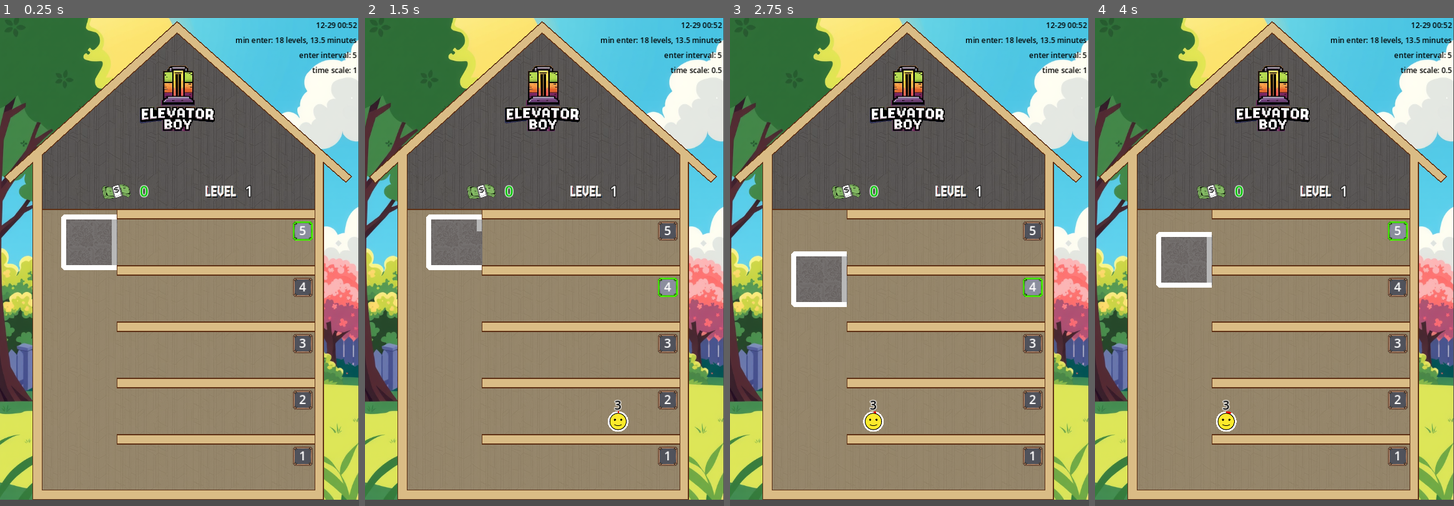
Above: before the commit, frames 1-4 (left to right).
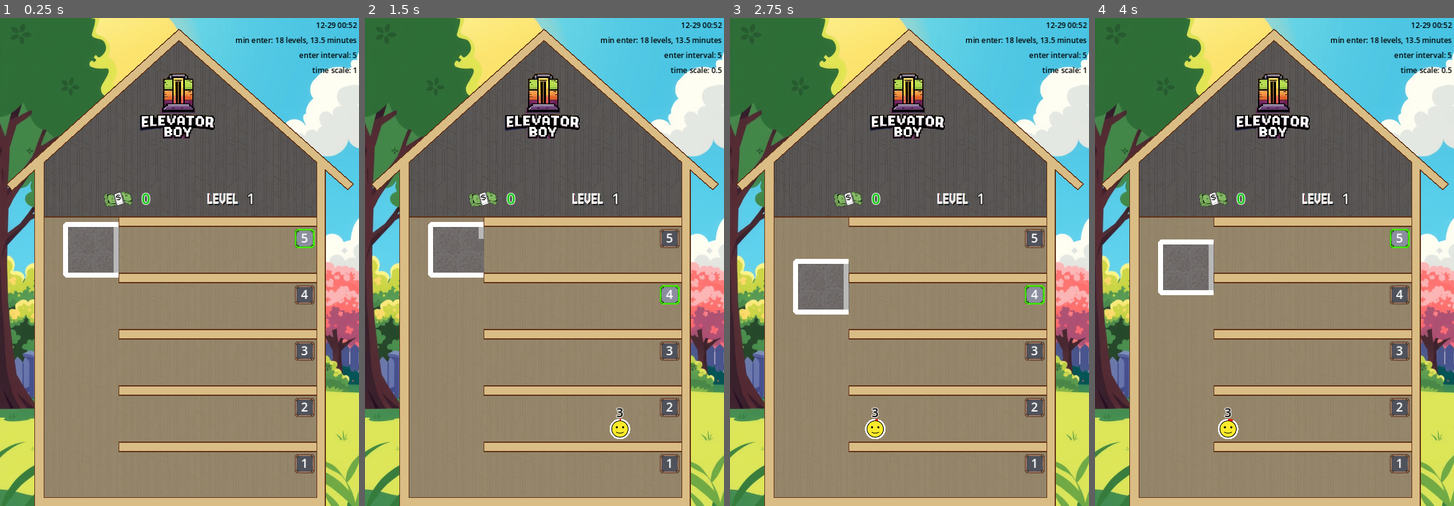
Above: after the commit, the same moments.

Repository: gilad905/elevator-boy
Game: Godot game, scene res://scenes/main.tscn
Same seed, same stepped clock (60 frames per second), same inputs: the game is played once before the commit and once after it.
Inputs:
- Up to frame 1 (0.25 s): no input
- Up to frame 2 (1.5 s): tap Enter at 0.5 s; hold Up (elevator_move_up) 0.53-1.28 s; tap Space (door_toggle) at 0.6 s; hold Down (elevator_move_down) from 1.28 s (still down); tap A (time_scale_decrease) at 1.35 s
- Up to frame 3 (2.75 s): release Down (elevator_move_down) at 2.03 s; hold Up (elevator_move_up) from 2.03 s (still down); hold Q (time_scale_increase) from 2.03 s (still down)
- Up to frame 4 (4 s): release Q (time_scale_increase) at 2.78 s; tap Space (door_toggle) at 2.85 s; release Up (elevator_move_up) at 3.53 s; hold Down (elevator_move_down) from 3.53 s (still down); hold A (time_scale_decrease) from 3.53 s (still down)

The runs differ from the first frame. In frame 1, 30% of the frame differs, in the area x 0-100%, y 0-100%; in frame 2, 30%; in frame 3, 30%; in frame 4, 30%.

Commit message:
aligning elements; dirty lock-all

Diff:
--- a/scenes/debug_label.tscn
+++ b/scenes/debug_label.tscn
@@ -6,6 +6,4 @@
 text = "DebugLabel"
 horizontal_alignment = 2
 autowrap_mode = 3
-
-
 metadata/_edit_lock_ = true
--- a/scenes/framed-polygon.tscn
+++ b/scenes/framed-polygon.tscn
@@ -6,4 +6,3 @@
 script = ExtResource("1_mof3d")
 line_color = Color(0.372584, 0.195364, 0.0854959, 1)
 line_width = 1.0
-metadata/_edit_lock_ = true
--- a/scenes/main.tscn
+++ b/scenes/main.tscn
@@ -19,24 +19,26 @@
 
 [node name="Main" type="Node2D"]
 script = ExtResource("1_u3v8c")
-metadata/_edit_lock_ = true
 
 [node name="Background" type="Node2D" parent="."]
-metadata/_edit_lock_ = true
 
 [node name="Background" type="Sprite2D" parent="Background"]
-position = Vector2(188, 229)
+position = Vector2(0, -1)
 scale = Vector2(0.467241, 0.467241)
 texture = ExtResource("2_3cdlf")
-metadata/_edit_lock_ = true
+centered = false
+region_enabled = true
+region_rect = Rect2(0, 99, 822, 1117)
 
 [node name="Building" parent="Background" instance=ExtResource("7_ccv1v")]
+position = Vector2(2, 8)
 color = Color(0.854902, 0.741176, 0.52549, 1)
 polygon = PackedVector2Array(189, 4, 375, 169, 369, 175, 345, 154, 345, 513, 35, 513, 35, 154, 11, 176, 5, 169)
 
 [node name="Attic" parent="Background" instance=ExtResource("7_ccv1v")]
 texture_filter = 1
 texture_repeat = 2
+position = Vector2(2, 8)
 color = Color(0.821789, 0.821789, 0.821789, 1)
 texture = ExtResource("4_q54io")
 texture_scale = Vector2(3, 3)
@@ -45,21 +47,20 @@
 [node name="Wallpaper" parent="Background" instance=ExtResource("7_ccv1v")]
 texture_filter = 1
 texture_repeat = 2
+position = Vector2(2, 8)
 color = Color(0.85, 0.733975, 0.5185, 0.478431)
 texture_scale = Vector2(4, 4)
 polygon = PackedVector2Array(45, 204, 336, 204, 336, 503, 45, 503)
 
 [node name="Logo" type="Sprite2D" parent="Background"]
 texture_filter = 1
-position = Vector2(189, 86)
+position = Vector2(189, 94)
 scale = Vector2(0.25, 0.25)
 texture = ExtResource("13_j173s")
-metadata/_edit_lock_ = true
 
 [node name="Elevator" type="Node2D" parent="."]
-position = Vector2(68, 212)
+position = Vector2(70, 220)
 script = ExtResource("4_iffau")
-metadata/_edit_lock_ = true
 
 [node name="Wallpaper" type="Polygon2D" parent="Elevator"]
 modulate = Color(0.489622, 0.489622, 0.489622, 1)
@@ -69,7 +70,6 @@
 texture_scale = Vector2(3, 3)
 texture_rotation = 0.785398
 polygon = PackedVector2Array(0, 0, 56, 0, 56, 53, 0, 53)
-metadata/_edit_lock_ = true
 
 [node name="Door" type="Line2D" parent="Elevator"]
 position = Vector2(0, 2.5)
@@ -77,7 +77,6 @@
 width = 5.0
 default_color = Color(0.720467, 0.720468, 0.720467, 1)
 script = ExtResource("3_3jsbd")
-metadata/_edit_lock_ = true
 
 [node name="Frame" type="Line2D" parent="Elevator"]
 points = PackedVector2Array(54, 0, 0, 0, 0, 54, 54, 54)
@@ -85,15 +84,12 @@
 joint_mode = 1
 begin_cap_mode = 1
 end_cap_mode = 1
-metadata/_edit_lock_ = true
 
 [node name="Persons" type="Node2D" parent="Elevator"]
-metadata/_edit_lock_ = true
 
 [node name="Floors" type="Node2D" parent="."]
-position = Vector2(125, 202)
+position = Vector2(127, 210)
 script = ExtResource("2_pfc4s")
-metadata/_edit_lock_ = true
 
 [node name="Floor_1" parent="Floors" instance=ExtResource("1_ec1if")]
 position = Vector2(0, 240)
@@ -110,9 +106,8 @@
 [node name="Floor_5" parent="Floors" instance=ExtResource("1_ec1if")]
 
 [node name="HUD" type="Node2D" parent="."]
-position = Vector2(180, 173)
+position = Vector2(182, 181)
 script = ExtResource("9_oiqtx")
-metadata/_edit_lock_ = true
 
 [node name="Money" type="Label" parent="HUD"]
 offset_left = -31.0
@@ -123,13 +118,11 @@
 theme_override_constants/outline_size = 3
 text = "0"
 vertical_alignment = 1
-metadata/_edit_lock_ = true
 
 [node name="Icon" type="Sprite2D" parent="HUD/Money"]
 position = Vector2(-25, 12)
 scale = Vector2(0.306287, 0.306287)
 texture = ExtResource("10_sj0jc")
-metadata/_edit_lock_ = true
 
 [node name="Level" type="Label" parent="HUD"]
 offset_left = 81.0
@@ -138,13 +131,11 @@
 theme_override_constants/outline_size = 3
 text = "1"
 vertical_alignment = 1
-metadata/_edit_lock_ = true
 
 [node name="Icon" type="Sprite2D" parent="HUD/Level"]
 position = Vector2(-25, 12)
 scale = Vector2(0.415494, 0.489553)
 texture = ExtResource("11_pd4if")
-metadata/_edit_lock_ = true
 
 [node name="OverlayPrompt" type="Label" parent="."]
 visible = false
@@ -160,14 +151,12 @@
 YOU REACHED LEVEL %s"
 horizontal_alignment = 1
 vertical_alignment = 1
-metadata/_edit_lock_ = true
 
 [node name="Debug" type="VBoxContainer" parent="."]
 offset_left = 235.0
 offset_top = 2.0
 offset_right = 381.0
 offset_bottom = 80.0
-metadata/_edit_lock_ = true
 
 [node name="Version" parent="Debug" instance=ExtResource("14_p4ui5")]
 layout_mode = 2
@@ -183,21 +172,16 @@
 layout_mode = 2
 
 [node name="ElevatorEnterTimer" type="Timer" parent="."]
-metadata/_edit_lock_ = true
 
 [node name="LevelUpTimer" type="Timer" parent="."]
-metadata/_edit_lock_ = true
 
 [node name="Persons" type="Node" parent="."]
 script = ExtResource("3_ag5il")
-metadata/_edit_lock_ = true
 
 [node name="PersonsTimer" type="Timer" parent="Persons"]
-metadata/_edit_lock_ = true
 
 [node name="Global" type="Node" parent="."]
 script = ExtResource("12_3avnd")
-metadata/_edit_lock_ = true
 
 [connection signal="state_changed" from="Elevator/Door" to="." method="_on_door_state_changed"]
 [connection signal="debt_reached" from="HUD" to="." method="_on_debt_reached"]
--- a/scenes/person.tscn
+++ b/scenes/person.tscn
@@ -53,7 +53,6 @@
 
 [node name="Person" type="Node2D"]
 script = ExtResource("1_x0uka")
-metadata/_edit_lock_ = true
 
 [node name="Dest" type="Label" parent="."]
 offset_top = -17.0
@@ -66,7 +65,6 @@
 theme_override_font_sizes/font_size = 13
 text = "1"
 horizontal_alignment = 1
-metadata/_edit_lock_ = true
 
 [node name="Face" type="AnimatedSprite2D" parent="."]
 position = Vector2(0.5, 0.5)
@@ -75,11 +73,9 @@
 animation = &"smile"
 speed_scale = 0.0
 centered = false
-metadata/_edit_lock_ = true
 
 [node name="MoneyIcon" type="Sprite2D" parent="."]
 visible = false
 position = Vector2(10, -8)
 scale = Vector2(0.2, 0.2)
 texture = ExtResource("7_lebkt")
-metadata/_edit_lock_ = true
Not shown, changed: _custom-scripts/lock-all.mjs
